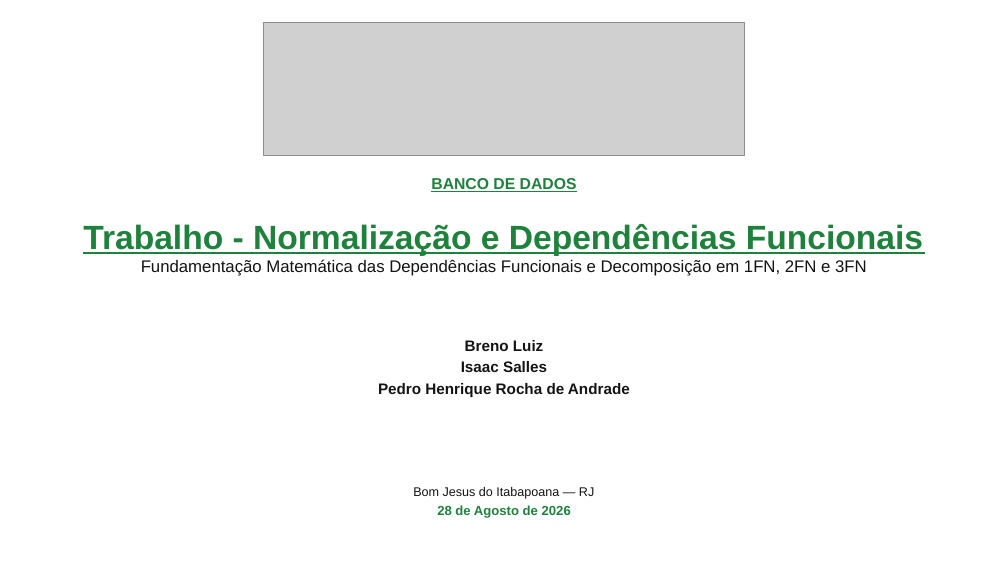
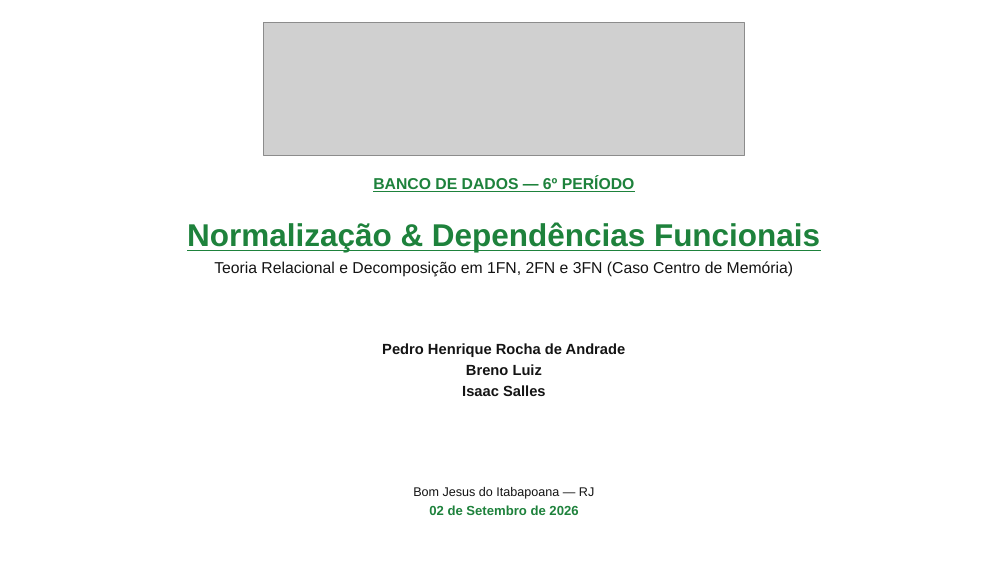
Before and after one commit to pedroiff0/page, a slide deck: slide 1 of content/assets/disciplinas/6-periodo/banco-de-dados/slides_iff_disciplina.pptx. Drawn at 1008x567 pixels with LibreOffice and Linux fonts; fonts in the diff are those of the drawing; grey boxes stand for pictures; background and template pictures are left out. Boxes give left, top, right and bottom in pixels: in the first picture for what was removed or moved away, otherwise in the second. Text is boxed around its words. In the diff, an @@ line names an element or a change of style, - is before the commit and + after.

```diff
--- a/content/assets/disciplinas/6-periodo/banco-de-dados/slides_iff_disciplina.pptx
+++ b/content/assets/disciplinas/6-periodo/banco-de-dados/slides_iff_disciplina.pptx
@@ text at (373,176,635,192): text changed @@
-BANCO DE DADOS
+BANCO DE DADOS — 6º PERÍODO
@@ text at (187,222,820,277): text changed; size 16 to 15 pt @@
-Trabalho - Normalização e Dependências Funcionais
-Fundamentação Matemática das Dependências Funcionais e Decomposição em 1FN, 2FN e 3FN
+Normalização & Dependências Funcionais
+Teoria Relacional e Decomposição em 1FN, 2FN e 3FN (Caso Centro de Memória)
@@ text at (382,343,626,357): paragraph added @@
+Pedro Henrique Rocha de Andrade
@@ text at (378,383,630,397): paragraph removed @@
-Pedro Henrique Rocha de Andrade
@@ text at (462,364,546,396): size 14.5 to 14 pt in "Breno Luiz", "Isaac Salles"; more space between paragraphs @@
@@ text at (429,505,578,515): text changed @@
-28 de Agosto de 2026
+02 de Setembro de 2026
```
Also in this commit, not shown: 1 other slide changed, 9 slides added, 6 slides removed, 15 other files.
